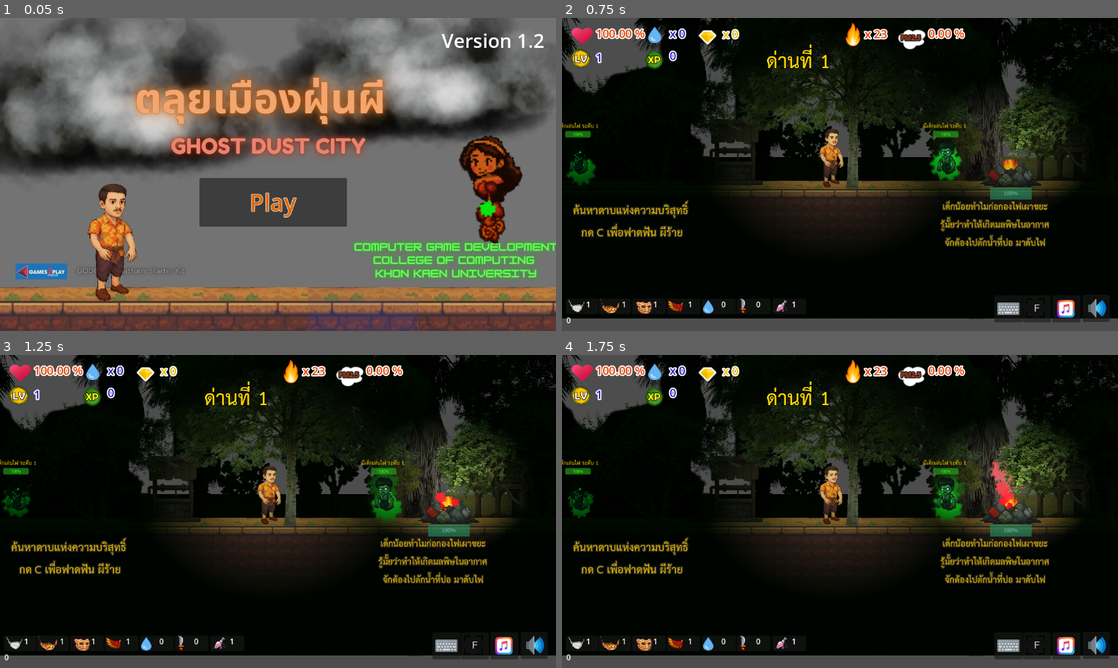
Above: before the commit, frames 1-4 (two rows, left to right).
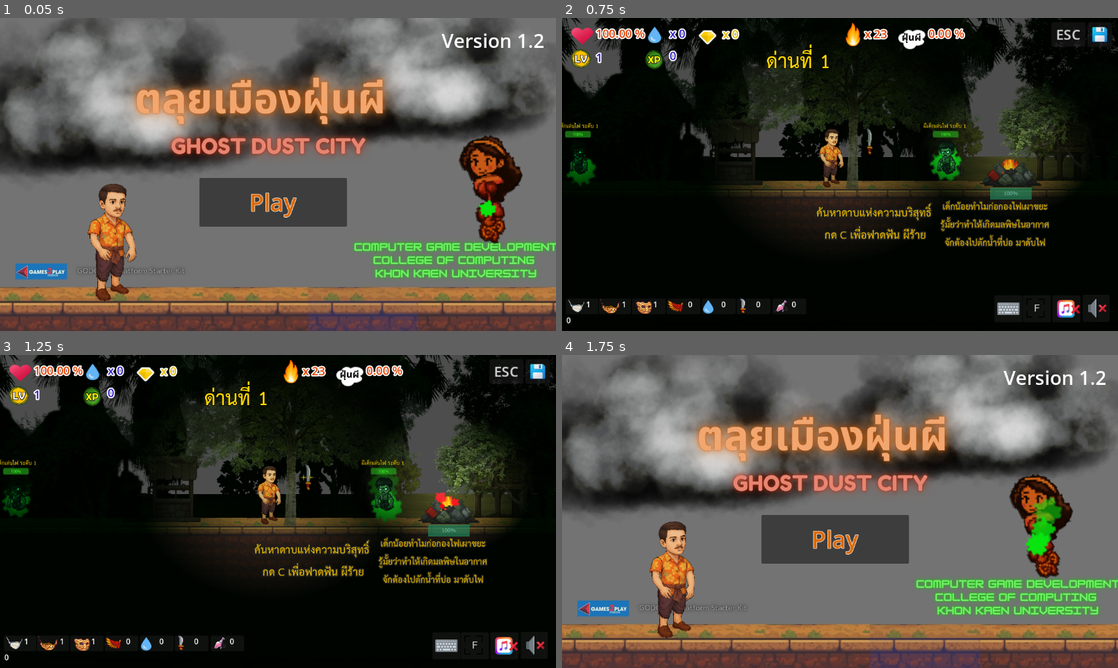
Above: after the commit, the same moments.

Repository: twachi/projectgame2d
Game: Godot game, scene res://Scenes/Levels/Menu.tscn
The game is run twice, just before and just after one commit, with the same random seed, the same clock (stepped at 60 frames per second) and the same inputs.
Inputs (mouse positions are in pixels of both pictures, inside the frame that each line leads up to):
- Up to frame 1 (0.05 s): no input
- Up to frame 2 (0.75 s): click "Play" at 0.5 s
- Up to frame 3 (1.25 s): no input
- Up to frame 4 (1.75 s): click (1067, 370) at 1.25 s, where only the run after the commit has a clickable "ESC"

Frame 1 is identical in both runs. In frame 2, 12% of the frame differs, in the area x 0-100%, y 0-100%; in frame 3, 12%; in frame 4, 96%.

Commit message:
Save Game

Diff:
--- a/Scenes/Items/potion_heal.gd
+++ b/Scenes/Items/potion_heal.gd
@@ -13,6 +13,7 @@
 		$Label.text = str(amount)
 		AudioManager.coin_pickup_sfx.play()
 		GameManager.add_healpotion(amount)
+		GameManager.mark_dead(self)
 		var tween = create_tween()
 		tween.tween_property($image, "scale", Vector2.ZERO, 0.3)
 		tween.tween_property($Label, "position", position - Vector2(0,-40), 0.3)
--- a/Scenes/Items/potion_heal.tscn
+++ b/Scenes/Items/potion_heal.tscn
@@ -17,7 +17,7 @@
 scale_min = 0.05
 scale_max = 0.1
 
-[node name="PotionHeal" type="Area2D"]
+[node name="PotionHeal" type="Area2D" groups=["heal", "saveable"]]
 script = ExtResource("1_kj6s1")
 
 [node name="CollisionShape2D" type="CollisionShape2D" parent="."]
--- a/Scenes/Levels/Level_01.tscn
+++ b/Scenes/Levels/Level_01.tscn
@@ -40,8 +40,16 @@
 
 [node name="Layer1" type="Parallax2D" parent="Background"]
 scroll_scale = Vector2(0.7, 0.8)
-repeat_size = Vector2(982, 0)
-repeat_times = 3
+repeat_size = Vector2(900, 0)
+repeat_times = 4
+
+[node name="Polygon2D2" type="Polygon2D" parent="Background/Layer1"]
+position = Vector2(420, 677)
+scale = Vector2(11.78, 4)
+offset = Vector2(-251, -151)
+texture = ExtResource("14_rqrja")
+polygon = PackedVector2Array(209.356, 107.741, 290.604, 110.063, 289.443, 185.507, 211.677, 185.507)
+uv = PackedVector2Array(209.356, 107.741, 290.604, 110.063, 289.443, 185.507, 211.677, 185.507)
 
 [node name="Polygon2D" type="Polygon2D" parent="Background/Layer1"]
 position = Vector2(-514, 352)
@@ -63,8 +71,8 @@
 
 [node name="Layer2" type="Parallax2D" parent="Background"]
 scroll_scale = Vector2(0.8, 0.8)
-repeat_size = Vector2(982, 0)
-repeat_times = 3
+repeat_size = Vector2(900, 0)
+repeat_times = 4
 
 [node name="M2Tree2" type="Sprite2D" parent="Background/Layer2"]
 modulate = Color(0.77084, 0.770839, 0.770839, 1)
@@ -796,7 +804,7 @@
 pitch = 2.0
 
 [node name="sword" parent="." instance=ExtResource("20_3dt7p")]
-position = Vector2(-229, 365)
+position = Vector2(275, 370)
 amount = 3
 
 [node name="SmokeText" type="Label" parent="sword"]
@@ -971,6 +979,7 @@
 use_parent_material = true
 position = Vector2(-190, 331)
 texture = ExtResource("6_lg4gj")
+metadata/_edit_lock_ = true
 
 [node name="M3Tree3" type="Sprite2D" parent="FgObjects"]
 use_parent_material = true
--- a/Scenes/Levels/Menu.tscn
+++ b/Scenes/Levels/Menu.tscn
@@ -121,7 +121,7 @@
 scale = Vector2(1, 1)
 
 [node name="ArmL2" parent="CanvasLayer/PlayerHDRig/Skeleton2D/Hip/Chest/ArmL" index="1"]
-scale = Vector2(0.999995, 0.999995)
+scale = Vector2(0.999994, 0.999994)
 
 [connection signal="pressed" from="CanvasLayer/Control/Button" to="." method="_on_button_pressed"]
 [connection signal="pressed" from="CanvasLayer/Control/ButtonContinue" to="." method="_on_button_continue_pressed"]
--- a/Scenes/Levels/level.gd
+++ b/Scenes/Levels/level.gd
@@ -1,11 +1,17 @@
 extends Node2D
+
+@onready var fg_objects: Parallax2D = $FgObjects
+
 
 func _ready() -> void:
 	$CanvasModulate.visible = true
 	$UserInterface.visible = true
+	if fg_objects != null:
+		fg_objects.modulate.a = 0.8
 	AudioManager.music.stop()
 	AudioManager.horror_music.play()
-	GameManager.save_game()
+	GameManager.player_scene = $Player
+	GameManager.restore_deadlog()
 
 
 func _process(delta: float) -> void:
--- a/Scenes/Levels/menu.gd
+++ b/Scenes/Levels/menu.gd
@@ -10,15 +10,17 @@
 func _on_button_pressed() -> void:
 	AudioManager.music.stop()
 	AudioManager.horror_music.play()
+	GameManager.restart_game()
 	get_tree().change_scene_to_file("res://Scenes/Levels/Level_01.tscn")
 
 func _ready() -> void:
 	AudioManager.music.play(0)
+	AudioManager.horror_music.stop()
 	rig.get_node("AnimationPlayer").play("walk")
 	pos = rig.position
 	x2 = pos.x
 	rig.scale = Vector2(1,1)
-	button_continue.visible = GameManager.current_level != ""
+	button_continue.visible = GameManager.has_save()
 
 func _process(delta: float) -> void:
 	pos += speed
@@ -30,7 +32,5 @@
 		rig.scale.x=1
 	rig.position = pos
 
-
-
 func _on_button_continue_pressed() -> void:
-	get_tree().change_scene_to_file(GameManager.current_level)
+	GameManager.load_game()
--- a/Scenes/Managers/user_interface.tscn
+++ b/Scenes/Managers/user_interface.tscn
@@ -17,6 +17,7 @@
 [ext_resource type="Texture2D" uid="uid://dvwl0ifppdwwf" path="res://Assets/Icons/icons8-mute-48.png" id="12_8y5f2"]
 [ext_resource type="Texture2D" uid="uid://06e7nmu0eb0r" path="res://Assets/Spritesheet/icons8-full-screen-50.png" id="13_3kuws"]
 [ext_resource type="Texture2D" uid="uid://bnb10m5sfvi3w" path="res://Assets/Spritesheet/icons8-keyboard-48.png" id="14_3kuws"]
+[ext_resource type="Texture2D" uid="uid://bqabkiqj6dlk3" path="res://Assets/Icons/icons8-save-50.png" id="18_lvsre"]
 
 [sub_resource type="Shortcut" id="Shortcut_en02p"]
 
@@ -131,15 +132,13 @@
 [node name="SmokeLabel2" type="Label" parent="GameUI/Score"]
 unique_name_in_owner = true
 layout_mode = 0
-offset_left = 702.0
-offset_top = 31.0
-offset_right = 751.0
-offset_bottom = 55.0
-theme_override_colors/font_color = Color(0.909804, 0.247059, 0, 1)
-theme_override_colors/font_outline_color = Color(0.152941, 0.14902, 0.14902, 1)
-theme_override_constants/outline_size = 10
-theme_override_font_sizes/font_size = 14
-text = "PM2.5"
+offset_left = 704.0
+offset_top = 25.0
+offset_right = 753.0
+offset_bottom = 53.0
+theme_override_colors/font_color = Color(0, 0, 0, 1)
+theme_override_font_sizes/font_size = 20
+text = "ฝุ่นผี"
 
 [node name="Icons8-water-48" type="Sprite2D" parent="GameUI/Score"]
 position = Vector2(192, 35)
@@ -610,6 +609,56 @@
 offset_bottom = 146.0
 theme_override_font_sizes/font_size = 20
 text = "Recovery = "
+
+[node name="EscButton" type="Button" parent="."]
+anchors_preset = 1
+anchor_left = 1.0
+anchor_right = 1.0
+offset_left = -138.0
+offset_top = 9.0
+offset_right = -79.0
+offset_bottom = 51.0
+grow_horizontal = 0
+scale = Vector2(1.2, 1.2)
+focus_mode = 0
+theme_override_font_sizes/font_size = 24
+action_mode = 0
+text = "ESC"
+
+[node name="SaveButton" type="Button" parent="."]
+anchors_preset = 1
+anchor_left = 1.0
+anchor_right = 1.0
+offset_left = -63.0
+offset_top = 9.0
+offset_right = -21.0
+offset_bottom = 51.0
+grow_horizontal = 0
+scale = Vector2(1.2, 1.2)
+focus_mode = 0
+theme_override_font_sizes/font_size = 24
+action_mode = 0
+icon = ExtResource("18_lvsre")
+expand_icon = true
+
+[node name="AlertLabel" type="Label" parent="."]
+anchors_preset = 8
+anchor_left = 0.5
+anchor_top = 0.5
+anchor_right = 0.5
+anchor_bottom = 0.5
+offset_left = -20.0
+offset_top = -11.5
+offset_right = 20.0
+offset_bottom = 11.5
+grow_horizontal = 2
+grow_vertical = 2
+theme = ExtResource("12_0dfm7")
+theme_override_colors/font_color = Color(0.901961, 0.333333, 0.243137, 1)
+theme_override_colors/font_outline_color = Color(0, 0, 0, 1)
+theme_override_constants/outline_size = 2
+theme_override_font_sizes/font_size = 60
+text = "Alert Message"
 
 [connection signal="pressed" from="Inventory/Button1" to="GameUI" method="_on_button_1_pressed"]
 [connection signal="pressed" from="Inventory/Button2" to="GameUI" method="_on_button_2_pressed"]
@@ -634,3 +683,5 @@
 [connection signal="pressed" from="Control/Keyboards/CButton" to="GameUI" method="_on_c_button_pressed"]
 [connection signal="pressed" from="Control/Keyboards/SPButton" to="GameUI" method="_on_left_button_5_pressed"]
 [connection signal="pressed" from="PanelInfo/InfoCloseBtn" to="GameUI" method="_on_info_close_btn_pressed"]
+[connection signal="pressed" from="EscButton" to="GameUI" method="_on_esc_button_pressed"]
+[connection signal="pressed" from="SaveButton" to="GameUI" method="_on_save_button_pressed"]
--- a/Scenes/Prefabs/Coin.tscn
+++ b/Scenes/Prefabs/Coin.tscn
@@ -12,7 +12,7 @@
 offsets = PackedFloat32Array(0.625, 1)
 colors = PackedColorArray(0.914063, 0.734375, 0, 1, 1, 1, 1, 0)
 
-[node name="Coin" type="Area2D"]
+[node name="Coin" type="Area2D" groups=["coin", "saveable"]]
 script = ExtResource("1_hh4vd")
 
 [node name="Sprite2D" type="Sprite2D" parent="."]
--- a/Scenes/Prefabs/Monster.tscn
+++ b/Scenes/Prefabs/Monster.tscn
@@ -34,7 +34,7 @@
 fill_from = Vector2(0.5, 0.5)
 fill_to = Vector2(0.0641026, 0.521368)
 
-[node name="Monster" type="CharacterBody2D" groups=["monster"]]
+[node name="Monster" type="CharacterBody2D" groups=["monster", "saveable"]]
 collision_layer = 4
 collision_mask = 12
 script = ExtResource("1_dsb2y")
--- a/Scenes/Prefabs/gbfire.gd
+++ b/Scenes/Prefabs/gbfire.gd
@@ -33,6 +33,7 @@
 		if hp<=0 :
 			GameManager.add_xp(xp)
 			GameManager.add_smoke(-5)
+			GameManager.mark_dead(self)
 			queue_free()
 			GameManager.drop_item(self)
 
--- a/Scenes/Prefabs/gbfire.tscn
+++ b/Scenes/Prefabs/gbfire.tscn
@@ -120,7 +120,7 @@
 "speed": 15.0
 }]
 
-[node name="Gbfire1" type="Node2D"]
+[node name="Gbfire1" type="Node2D" groups=["fire", "saveable"]]
 z_index = -2
 scale = Vector2(0.813725, 0.813725)
 script = ExtResource("1_yxeb3")
--- a/Scenes/Prefabs/mask.tscn
+++ b/Scenes/Prefabs/mask.tscn
@@ -12,7 +12,7 @@
 offsets = PackedFloat32Array(0.625, 1)
 colors = PackedColorArray(0.914063, 0.734375, 0, 1, 1, 1, 1, 0)
 
-[node name="Mask" type="Area2D"]
+[node name="Mask" type="Area2D" groups=["saveable"]]
 script = ExtResource("1_8tdhx")
 
 [node name="CollisionPolygon2D" type="CollisionPolygon2D" parent="."]
--- a/Scenes/Prefabs/sword.tscn
+++ b/Scenes/Prefabs/sword.tscn
@@ -52,7 +52,7 @@
 &"idle": SubResource("Animation_u63wj")
 }
 
-[node name="sword" type="StaticBody2D" groups=["sword"]]
+[node name="sword" type="StaticBody2D" groups=["saveable", "sword"]]
 script = ExtResource("1_dcr2m")
 
 [node name="CollisionShape2D" type="CollisionShape2D" parent="."]
--- a/Scenes/Prefabs/well.tscn
+++ b/Scenes/Prefabs/well.tscn
@@ -142,7 +142,7 @@
 shape = SubResource("RectangleShape2D_hqflh")
 
 [node name="help" type="Label" parent="."]
-z_index = 4
+z_index = 10
 offset_left = -56.0
 offset_top = -168.0
 offset_right = 55.0
--- a/Scenes/Prefabs/wing.tscn
+++ b/Scenes/Prefabs/wing.tscn
@@ -75,7 +75,7 @@
 offsets = PackedFloat32Array(0.625, 1)
 colors = PackedColorArray(0.914063, 0.734375, 0, 1, 1, 1, 1, 0)
 
-[node name="wing" type="StaticBody2D" groups=["wing"]]
+[node name="wing" type="StaticBody2D" groups=["saveable", "wing"]]
 script = ExtResource("1_u63wj")
 
 [node name="CollisionShape2D" type="CollisionShape2D" parent="."]
--- a/Scripts/AudioManager.gd
+++ b/Scripts/AudioManager.gd
@@ -15,8 +15,8 @@
 @onready var pain: AudioStreamPlayer = $"Pain-2201"
 @onready var horror_music: AudioStreamPlayer = $MusicHorror
 
-var music_on = true
-var sound_on = true
+var music_on = false
+var sound_on = false
 var music_bus = null
 var sfx_bus = null
 
--- a/Scripts/Coin.gd
+++ b/Scripts/Coin.gd
@@ -28,4 +28,5 @@
 		var tween = create_tween()
 		tween.tween_property(self, "scale", Vector2.ZERO, 0.1)
 		await tween.finished
+		GameManager.mark_dead(self)
 		queue_free()
--- a/Scripts/GameManager.gd
+++ b/Scripts/GameManager.gd
@@ -32,25 +32,93 @@
 var player_scene = null
 
 var current_level: String = ""  # ค่าเริ่มต้น (ด่านแรก)
-var save_path := "user://save_game.save"
+var save_path := "user://game.save"
+var save_player_position = Vector2.ZERO
+var death_log: Dictionary = {}
+
+func restart_game():
+	player_level = 1
+	player_xp = 0
+	player_levelxp = 100
+	player_atk  = 10
+	player_def	= 1
+	player_hp = 100
+	player_maxhp = 100
+	player_sword = 0
+	player_wing = 0
+	potion_heal = 0
+	score = 0
+	masks = [0,1,1,1]
+	water = 0
+	death_log = {}
+	smoke_level = 0
 
 func save_game():
 	current_level = get_tree().current_scene.scene_file_path
 	var file = FileAccess.open(save_path, FileAccess.WRITE)
 	if file:
-		file.store_var(current_level)   # เก็บ path ของ scene ที่เล่นอยู่
+		var pos = Vector2(player_scene.position)
+		var payload: Dictionary = {
+			"current_level" : current_level,
+			"player" : [pos.x, pos.y],
+			"deadlog": death_log,
+			"music" : AudioManager.music_on,
+			"sound" : AudioManager.sound_on,
+			"player_level": player_level,
+			"player_xp": player_xp,
+			"player_levelxp": player_levelxp,
+			"player_atk": player_atk,
+			"player_def": player_def,
+			"player_hp": player_hp,
+			"player_maxhp": player_maxhp,
+			"player_sword": player_sword,
+			"player_wing": player_wing,
+			"potion_heal": potion_heal,
+			"smoke_level": smoke_level,
+			"score": score,
+			"masks": masks,
+			"water" : water
+		}
+		var json_text = JSON.stringify(payload, "  ")
+		file.store_pascal_string(json_text)
 		file.close()
 		print("Saved level:", current_level)
 
+func has_save():
+	return FileAccess.file_exists(save_path)
+
+
 func load_game():
+	restart_game()
 	if FileAccess.file_exists(save_path):
 		var file = FileAccess.open(save_path, FileAccess.READ)
-		current_level = file.get_var()
+		var text = file.get_pascal_string()
+		var data = JSON.parse_string(text)
 		file.close()
-		print("Loaded level:", current_level)
+		current_level = data.get("current_level", current_level)
+		player_level = data.get("player_level", player_level)
+		player_xp = data.get("player_xp", player_xp)
+		player_levelxp = data.get("player_levelxp", player_levelxp)
+		player_atk = data.get("player_atk", player_atk)
+		player_def = data.get("player_def", player_def)
+		player_hp = data.get("player_hp", player_hp)
+		player_maxhp = data.get("player_maxhp", player_maxhp)
+		player_sword = data.get("player_sword", player_sword)
+		player_wing = data.get("player_wing", player_wing)
+		potion_heal = data.get("potion_heal", potion_heal)
+		smoke_level = data.get("smoke_level", smoke_level)
+		score = data.get("score", score)
+		water = data.get("water",0)
+		death_log = data.get("deadlog",{})
+		var pos = data.get("player",Vector2.ZERO)
+		save_player_position = Vector2(pos[0],pos[1])
+		AudioManager.music_on = data.get("music",true)
+		AudioManager.sound_on = data.get("sound",true)
+		AudioManager.set_music(AudioManager.music_on)
+		AudioManager.set_sound(AudioManager.sound_on)
+		get_tree().change_scene_to_file(GameManager.current_level)
 
 func _ready() -> void:
-	GameManager.load_game()
 	drop_items.push_back( preload("res://Scenes/Prefabs/wing.tscn"))
 	drop_items.push_back( preload("res://Scenes/Prefabs/mask.tscn"))
 	drop_items.push_back( preload("res://Scenes/Prefabs/sword.tscn"))
@@ -155,3 +223,17 @@
 
 func add_healpotion(amount):
 	potion_heal = clamp(potion_heal+amount,0,100)
+
+func mark_dead(node:Node2D):
+	var id = str(node.get_path())
+	death_log[id] = true
+
+func restore_deadlog():
+	if player_scene!=null and save_player_position.x != 0:
+		player_scene.position = save_player_position
+
+	var scene = get_tree().current_scene
+	for node in scene.get_tree().get_nodes_in_group("saveable"):
+		var monster_id = str(node.get_path())
+		if death_log.get(monster_id,false):
+			node.queue_free()
--- a/Scripts/GameUI.gd
+++ b/Scripts/GameUI.gd
@@ -24,6 +24,7 @@
 
 func _ready() -> void:
 	update_audio()
+	alert_label.visible = false
 	$"../Control/Keyboards".visible = showkey
 	$"../PanelInfo".visible = false
 
@@ -39,19 +40,24 @@
 	hp_label.text  = "%.2f %%" % GameManager.player_hp
 	water_label.text = "x %d" % GameManager.water
 	fire_label.text = "x %d" % GameManager.fire_count
-	m1label.text = str(GameManager.masks[1])
-	m2label.text = str(GameManager.masks[2])
-	m3label.text = str(GameManager.masks[3])
-	m4label.text = str(GameManager.player_wing)
-	m5label.text = str(GameManager.water)
-	m6label.text = str(GameManager.player_sword)
-	label_lv.text = str(GameManager.player_level)
-	label_xp.text = str(GameManager.player_xp)
-	label_potionhp.text = str(GameManager.potion_heal)
+	m1label.text = "%d"%(GameManager.masks[1])
+	m2label.text = "%d"%(GameManager.masks[2])
+	m3label.text = "%d"%(GameManager.masks[3])
+	m4label.text = "%d"%(GameManager.player_wing)
+	m5label.text = "%d"%(GameManager.water)
+	m6label.text = "%d"%(GameManager.player_sword)
+	label_lv.text = "%d"%(GameManager.player_level)
+	label_xp.text = "%d"%(GameManager.player_xp)
+	label_potionhp.text = "%d"%(GameManager.potion_heal)
 	if $"../PanelInfo".visible:
 		print_info()
 	if Input.is_action_just_pressed("info"):
 		toggle_info()
+	if Input.is_action_just_pressed("exit"):
+		get_tree().change_scene_to_file("res://Scenes/Levels/Menu.tscn")
+	if Input.is_action_just_pressed("save"):
+		GameManager.save_game()
+		alert("Game is saved")
 
 func _on_button_1_pressed() -> void:
 	GameManager.set_mask(1)
@@ -154,6 +160,7 @@
 @onready var lv_label: Label = $"../PanelInfo/LvLabel"
 @onready var ihp_label: Label = $"../PanelInfo/HPLabel"
 @onready var rate_label: Label = $"../PanelInfo/RateLabel"
+@onready var alert_label: Label = $"../AlertLabel"
 
 func print_info():
 	atk_label.text = "ATK: %d" % GameManager.player_atk
@@ -164,6 +171,23 @@
 	rate_label.text = "Heal Rate:%.2f" % GameManager.player_hp_rate
 
 
-
 func _on_i_button_pressed() -> void:
 	toggle_info()
+
+
+func _on_esc_button_pressed() -> void:
+	Input.action_press("exit")
+	Input.action_release("exit")
+
+func alert(text):
+	alert_label.text = text
+	alert_label.visible = true
+	alert_label.scale = Vector2.ZERO
+	var tween = create_tween()
+	tween.tween_property(alert_label, "scale", Vector2(1,1), 0.3)
+	await get_tree().create_timer(2).timeout
+	alert_label.visible = false
+
+func _on_save_button_pressed() -> void:
+	GameManager.save_game()
+	alert("Game is saved")
--- a/Scripts/LevelFinishDoor.gd
+++ b/Scripts/LevelFinishDoor.gd
@@ -14,6 +14,8 @@
 		AudioManager.level_complete_sfx.play()
 		GameManager.player_hp = GameManager.player_maxhp
 		SceneTransition.load_scene(next_scene)
+		GameManager.death_log = {}
+		GameManager.save_game()
 
 func _process(delta: float) -> void:
 	if GameManager.smoke_level>0:
--- a/Scripts/monster.gd
+++ b/Scripts/monster.gd
@@ -109,18 +109,21 @@
 		GameManager.add_xp(xp)
 		GameManager.add_smoke(-5)
 		GameManager.drop_item(self)
+		GameManager.mark_dead(self)
 		queue_free()
 		GameManager.fire_count -=1
 		#AudioManager.pain.pitch_scale = 1.0
 
 
 func _on_visible_on_screen_notifier_2d_screen_entered() -> void:
-	onscreen = true
-	$PointLight2D.visible = true
-	rig.effect.emitting = true
+	if rig!=null:
+		onscreen = true
+		$PointLight2D.visible = true
+		rig.effect.emitting = true
 
 
 func _on_visible_on_screen_notifier_2d_screen_exited() -> void:
-	onscreen = false
-	rig.effect.emitting = false
-	$PointLight2D.visible = false
+	if rig!=null:
+		onscreen = false
+		rig.effect.emitting = false
+		$PointLight2D.visible = false
--- a/Scripts/player.gd
+++ b/Scripts/player.gd
@@ -192,11 +192,13 @@
 	if  _body.is_in_group("wing"):
 		GameManager.player_wing += _body.amount
 		AudioManager.coin_pickup_sfx.play()
+		GameManager.mark_dead(_body)
 		_body.queue_free()
 
 	if  _body.is_in_group("sword"):
 		GameManager.player_sword += _body.amount
 		AudioManager.coin_pickup_sfx.play()
+		GameManager.mark_dead(_body)
 		_body.queue_free()
 
 	if _body.is_in_group("Traps"):
--- a/project.godot
+++ b/project.godot
@@ -84,6 +84,16 @@
 "events": [Object(InputEventKey,"resource_local_to_scene":false,"resource_name":"","device":-1,"window_id":0,"alt_press …(192 unchanged characters)…
 ]
 }
+exit={
+"deadzone": 0.2,
+"events": [Object(InputEventKey,"resource_local_to_scene":false,"resource_name":"","device":-1,"window_id":0,"alt_pressed":false,"shift_pressed":false,"ctrl_pressed":false,"meta_pressed":false,"pressed":false,"keycode":0,"physical_keycode":4194305,"key_label":0,"unicode":0,"location":0,"echo":false,"script":null)
+]
+}
+save={
+"deadzone": 0.2,
+"events": [Object(InputEventKey,"resource_local_to_scene":false,"resource_name":"","device":-1,"window_id":0,"alt_pressed":false,"shift_pressed":false,"ctrl_pressed":true,"meta_pressed":false,"pressed":false,"keycode":0,"physical_keycode":83,"key_label":0,"unicode":0,"location":0,"echo":false,"script":null)
+]
+}
 
 [rendering]
 
Binary file added: Assets/Icons/icons8-save-50.png
Not shown: 1 places in Scenes/Managers/user_interface.tscn that only renumber resources
Binary file added: docs/Screenshot20250825.png
Not shown, changed: docs/index2.pck
